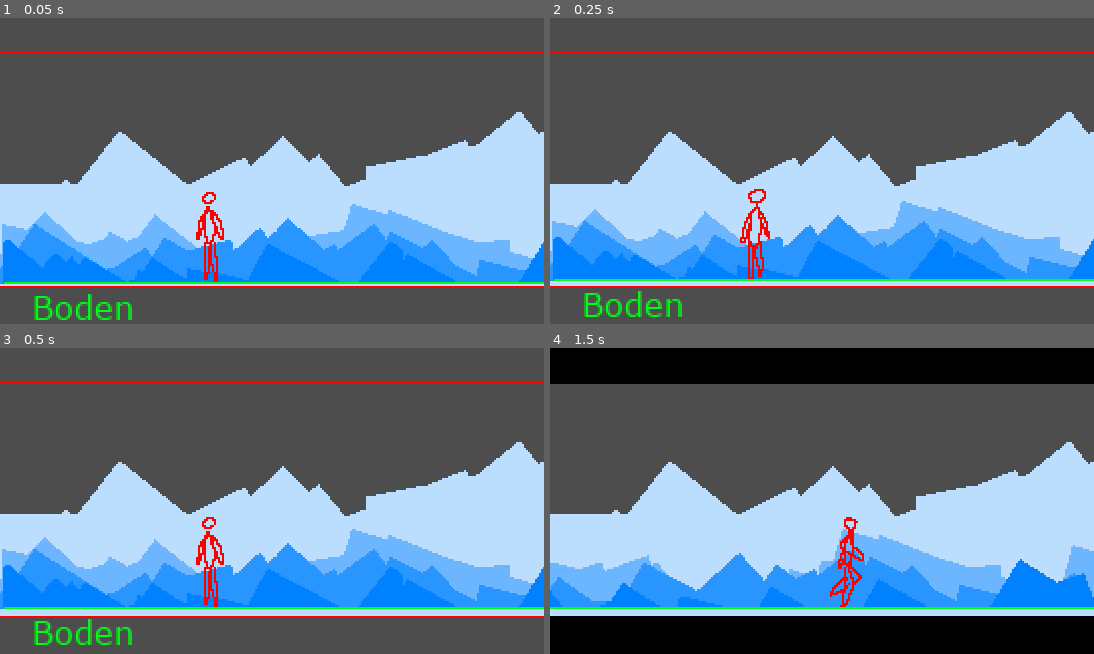
Above: before the commit, frames 1-4 (two rows, left to right).
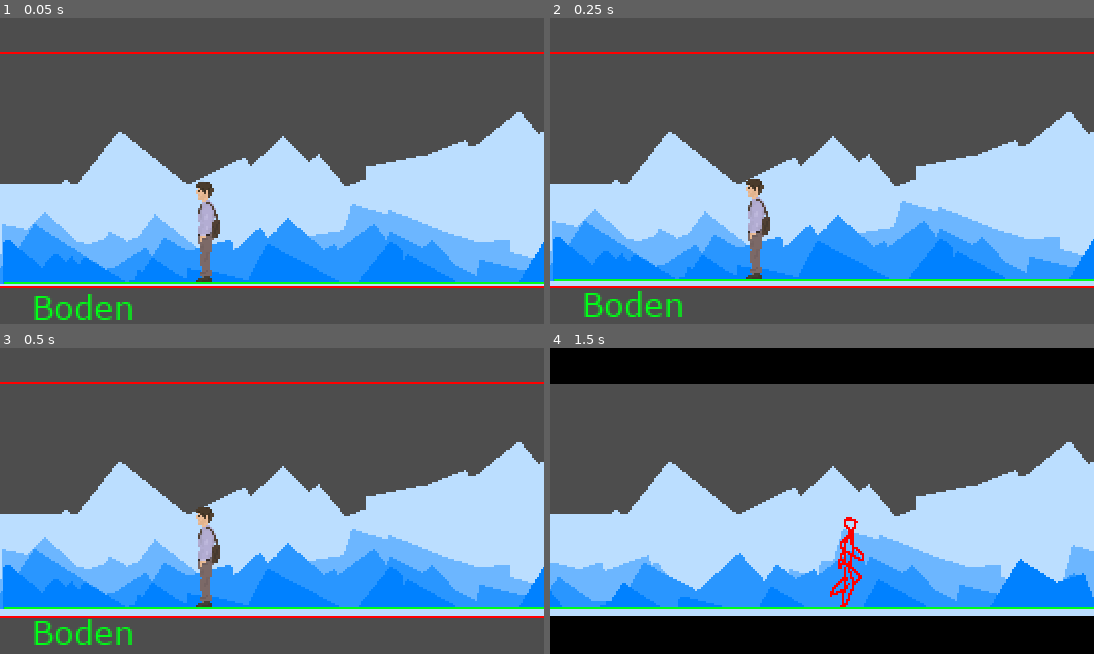
Above: after the commit, the same moments.

Repository: ZeysMockingjay/Das_Vermaechtnis_AT
Game: Godot game, scene res://test_level.tscn
Two runs of this game, one before a commit and one after it. Both use one fixed random seed, a clock stepped at 60 frames per second and the inputs below.
Inputs:
- Up to frame 1 (0.05 s): no input
- Up to frame 2 (0.25 s): no input
- Up to frame 3 (0.5 s): no input
- Up to frame 4 (1.5 s): tap Enter (ui_accept) at 0.5, 0.6, 0.77, 1.07 s; hold D (playermoveright) from 0.53 s (still down); tap 1 at 1.35 s

The runs differ from the first frame. In frame 1, 1.0% of the frame differs, in the area x 36-42%, y 53-87%; in frame 2, 1.0%, in the area x 34-41%, y 52-86%; in frame 3, 1.0%; in frame 4, nothing differs.

Commit message:
Added Full Idle Animation

Diff:
--- a/test_level.tscn
+++ b/test_level.tscn
@@ -14,6 +14,7 @@
 [ext_resource type="Script" path="res://Player.gd" id="8_hiekp"]
 [ext_resource type="Texture2D" uid="uid://88ej03j28cna" path="res://Assets/Textures/Unbenanntdudeanim.png" id="8_vh8gm"]
 [ext_resource type="Texture2D" uid="uid://l5wg4fc606bh" path="res://Assets/Textures/Boden.png" id="9_m78ck"]
+[ext_resource type="Texture2D" uid="uid://dcoegsn3uwx4" path="res://Assets/Textures/Character Animation/Spritesheet_Test.png" id="13_teo3q"]
 [ext_resource type="Script" path="res://Area2DMap1.gd" id="15_8w1ep"]
 
 [sub_resource type="RectangleShape2D" id="RectangleShape2D_l5nrw"]
@@ -22,13 +23,33 @@
 [sub_resource type="RectangleShape2D" id="RectangleShape2D_0ntgn"]
 size = Vector2(17, 45)
 
-[sub_resource type="AtlasTexture" id="AtlasTexture_pr7sx"]
-atlas = ExtResource("8_vh8gm")
-region = Rect2(0, 58, 30, 58)
-
-[sub_resource type="AtlasTexture" id="AtlasTexture_iea6k"]
-atlas = ExtResource("8_vh8gm")
-region = Rect2(30, 58, 30, 58)
+[sub_resource type="AtlasTexture" id="AtlasTexture_gwihh"]
+atlas = ExtResource("13_teo3q")
+region = Rect2(0, 0, 22, 56)
+
+[sub_resource type="AtlasTexture" id="AtlasTexture_agn0d"]
+atlas = ExtResource("13_teo3q")
+region = Rect2(22, 0, 22, 56)
+
+[sub_resource type="AtlasTexture" id="AtlasTexture_j71e6"]
+atlas = ExtResource("13_teo3q")
+region = Rect2(44, 0, 22, 56)
+
+[sub_resource type="AtlasTexture" id="AtlasTexture_ecj10"]
+atlas = ExtResource("13_teo3q")
+region = Rect2(66, 0, 22, 56)
+
+[sub_resource type="AtlasTexture" id="AtlasTexture_hnla4"]
+atlas = ExtResource("13_teo3q")
+region = Rect2(88, 0, 22, 56)
+
+[sub_resource type="AtlasTexture" id="AtlasTexture_54235"]
+atlas = ExtResource("13_teo3q")
+region = Rect2(110, 0, 22, 56)
+
+[sub_resource type="AtlasTexture" id="AtlasTexture_divv8"]
+atlas = ExtResource("13_teo3q")
+region = Rect2(132, 0, 22, 56)
 
 [sub_resource type="AtlasTexture" id="AtlasTexture_sy0ot"]
 atlas = ExtResource("8_vh8gm")
@@ -50,13 +71,33 @@
 animations = [{
 "frames": [{
 "duration": 1.0,
-"texture": SubResource("AtlasTexture_pr7sx")
-}, {
-"duration": 1.0,
-"texture": SubResource("AtlasTexture_iea6k")
+"texture": SubResource("AtlasTexture_gwihh")
+}, {
+"duration": 1.0,
+"texture": SubResource("AtlasTexture_agn0d")
+}, {
+"duration": 1.0,
+"texture": SubResource("AtlasTexture_j71e6")
+}, {
+"duration": 1.0,
+"texture": SubResource("AtlasTexture_ecj10")
+}, {
+"duration": 1.0,
+"texture": SubResource("AtlasTexture_hnla4")
+}, {
+"duration": 1.0,
+"texture": SubResource("AtlasTexture_54235")
+}, {
+"duration": 1.0,
+"texture": SubResource("AtlasTexture_divv8")
 }],
 "loop": true,
 "name": &"idle",
+"speed": 5.0
+}, {
+"frames": [],
+"loop": true,
+"name": &"new_animation",
 "speed": 5.0
 }, {
 "frames": [{
@@ -173,7 +214,7 @@
 sprite_frames = SubResource("SpriteFrames_0k80n")
 animation = &"idle"
 autoplay = "idle"
-frame_progress = 0.964596
+frame_progress = 0.034225
 flip_h = true
 
 [node name="Boden" type="StaticBody2D" parent="."]
Binary file added: Assets/Textures/Character Animation/Idle_1.png
Not shown, added: Assets/Textures/Character Animation/Idle_1.png.import
Binary file added: Assets/Textures/Character Animation/Idle_2.png
Not shown, added: Assets/Textures/Character Animation/Idle_2.png.import
Binary file added: Assets/Textures/Character Animation/Idle_3.png
Not shown, added: Assets/Textures/Character Animation/Idle_3.png.import
Binary file added: Assets/Textures/Character Animation/Idle_4.png
Not shown, added: Assets/Textures/Character Animation/Idle_4.png.import
Binary file added: Assets/Textures/Character Animation/Spritesheet_Test.png
Not shown, added: Assets/Textures/Character Animation/Spritesheet_Test.png.import
Not shown: 1 places in test_level.tscn that only renumber resources
Not shown, added: Assets/Textures/Character Animation/Spritesheet_Test.xcf
